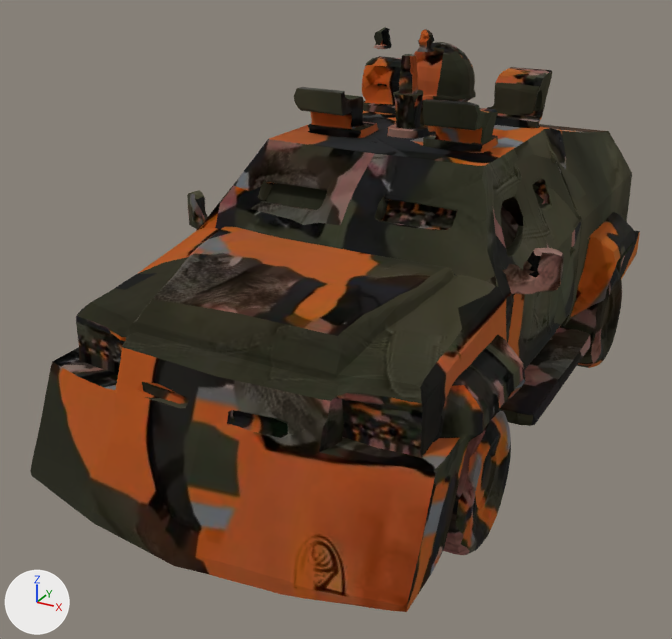
An edit to the glTF model assets/fp/cdn/40e38d0a-fc52-4693-a7b0-9061d8956649.glb, drawn before and after from the same camera.
Before and after are seen from a 50 mm lens placed at (0.51, -1.089, 0.4), pointed at (-0.046, -0.078, -0.105). Arrows for +X, +Y and +Z are at lower left; the lights stay in place. The picture after the commit comes second. Where no turn or scale is listed for an object, it has been applied to the vertices.

Objects in the first picture: 'geometry_0'.
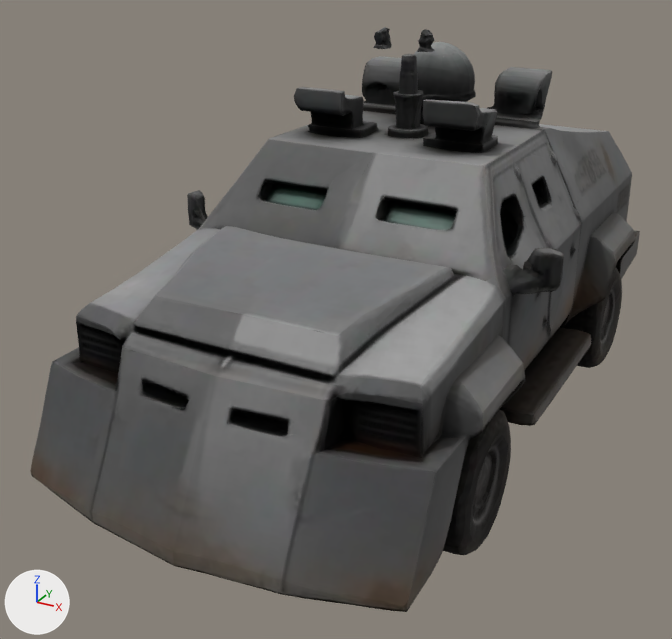
Where the change shows, as pixel boxes (x1, y1, x2, y2) in the pictures (672 x 639 px):
'geometry_0', surface changed
    both: (30, 27, 640, 612)

The change in detail:
Picture 'Image_0' (img_image_0) is new.
Material 'Material_0' (mat_material_0) changes its picture from img_basecolor_webp to img_image_0.
